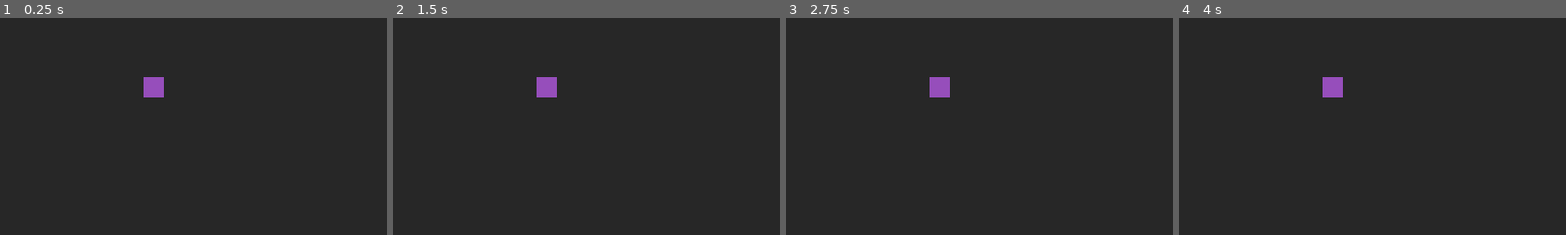
Above: before the commit, frames 1-4 (left to right).
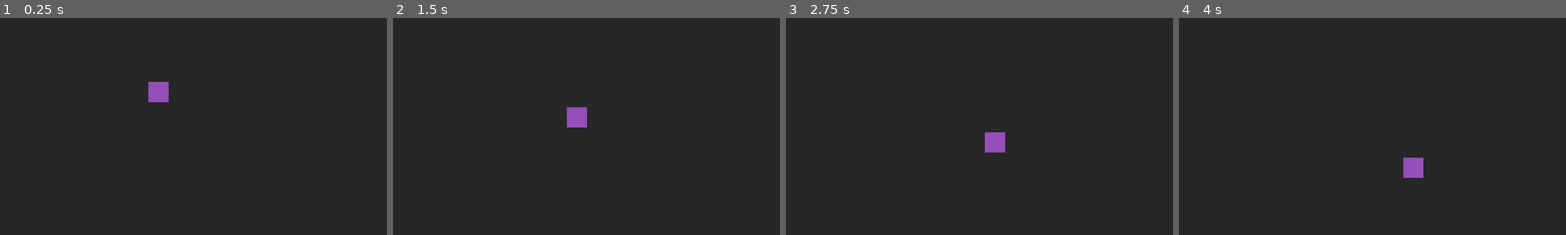
Above: after the commit, the same moments.

Repository: smarthall/20games
Game: Godot game, scene res://arena.tscn
Two runs of this game, one before a commit and one after it. Both use one fixed random seed, a clock stepped at 60 frames per second and the inputs below.
Inputs:
- Up to frame 1 (0.25 s): no input
- Up to frame 2 (1.5 s): hold W (LocalUp) 0.53-1.28 s; hold S (LocalDown) from 1.28 s (still down)
- Up to frame 3 (2.75 s): release S (LocalDown) at 2.03 s; hold W (LocalUp) from 2.03 s (still down)
- Up to frame 4 (4 s): release W (LocalUp) at 3.53 s; hold S (LocalDown) from 3.53 s (still down)
The pictures show only the part of the screen within x 30-80%, y 34-84%; the shares and areas given below are measured in that part.

The runs differ from the first frame. In frame 1, 0.4% of the frame differs, in the area x 37-44%, y 27-39%; in frame 2, 1.0%, in the area x 37-51%, y 27-51%; in frame 3, 1.0%; in frame 4, 1.0%.

Commit message:
Add script to move the ball

Diff:
--- a/pong/arena.tscn
+++ b/pong/arena.tscn
@@ -1,7 +1,8 @@
-[gd_scene load_steps=5 format=3 uid="uid://dmmhrsdnpseeb"]
+[gd_scene load_steps=6 format=3 uid="uid://dmmhrsdnpseeb"]
 
 [ext_resource type="LabelSettings" uid="uid://dbp54m3m7y005" path="res://ScoreLabelSetting.tres" id="1_ubfh8"]
 [ext_resource type="Script" uid="uid://l2ucr3d2v3qj" path="res://paddle_controller.gd" id="2_444vf"]
+[ext_resource type="Script" uid="uid://cwbacecmrcq1c" path="res://ball.gd" id="3_27ga2"]
 
 [sub_resource type="RectangleShape2D" id="RectangleShape2D_ubfh8"]
 size = Vector2(20, 80)
@@ -96,13 +97,15 @@
 offset_bottom = 40.0
 color = Color(0.796954, 0.135906, 0.174185, 1)
 
-[node name="CharacterBody2D" type="CharacterBody2D" parent="."]
+[node name="Ball" type="CharacterBody2D" parent="."]
 position = Vector2(576, 324)
+script = ExtResource("3_27ga2")
+direction = Vector2(30, 30)
 
-[node name="CollisionShape2D" type="CollisionShape2D" parent="CharacterBody2D"]
+[node name="CollisionShape2D" type="CollisionShape2D" parent="Ball"]
 shape = SubResource("RectangleShape2D_444vf")
 
-[node name="ColorRect" type="ColorRect" parent="CharacterBody2D"]
+[node name="ColorRect" type="ColorRect" parent="Ball"]
 offset_left = -15.0
 offset_top = -15.0
 offset_right = 15.0
--- /dev/null
+++ b/pong/ball.gd
@@ -0,0 +1,6 @@
+extends CharacterBody2D
+
+@export var direction: Vector2 = Vector2.ZERO
+
+func _physics_process(_delta: float) -> void:
+    position += direction * _delta
Not shown, added: pong/ball.gd.uid
